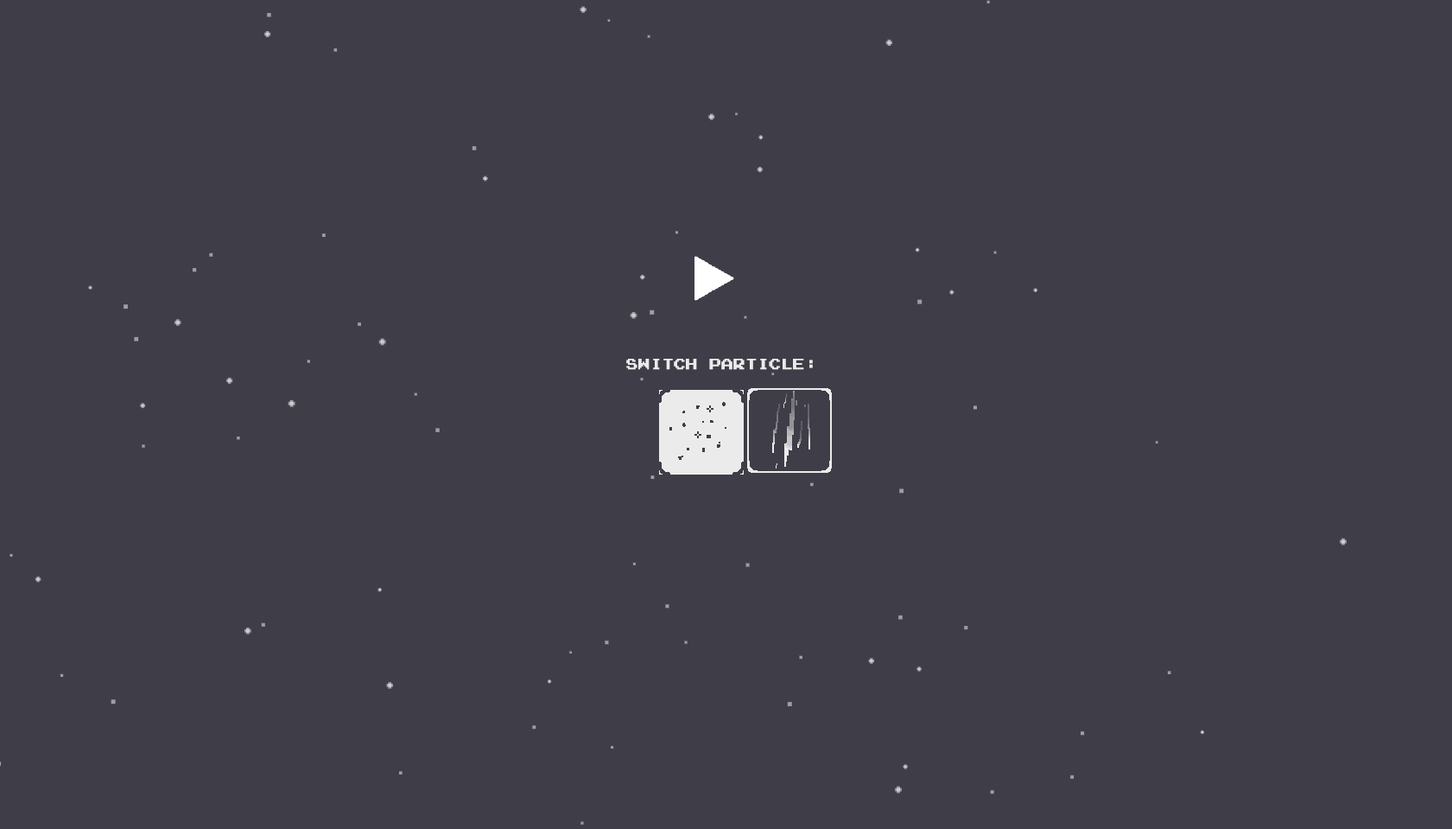
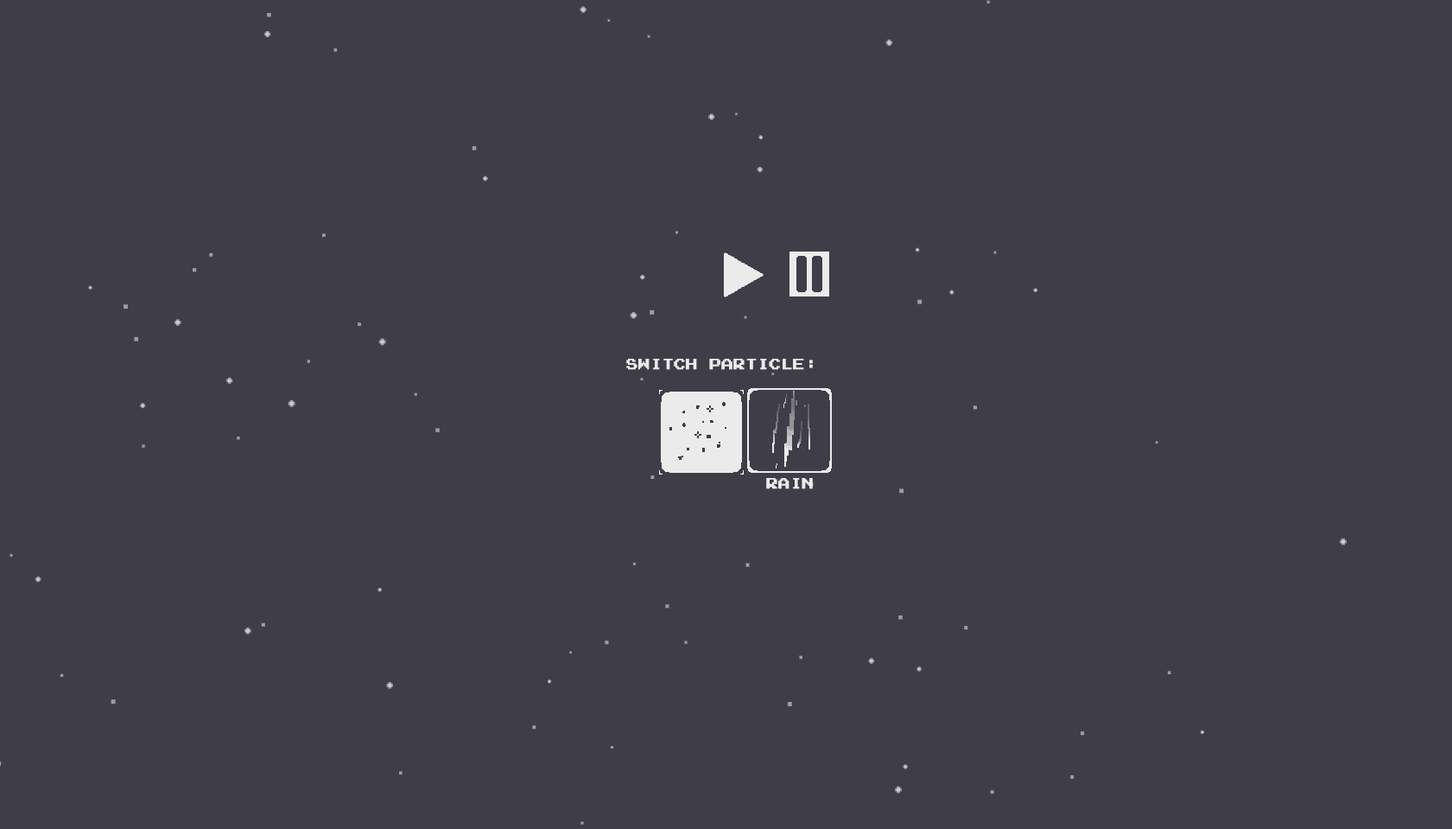
Before/after of a (1452, 829) layered artwork. What changed in the layer stack:
removed group "main icons" (5 layers) over [659,255,814,462]
added layer "Rain" above "switch particle:" over [766,477,814,490]
added group "pause" with 2 layers above "Layer 10" over [796,255,823,293]
added layer "Layer 11 copy" in group "pause" over [812,255,823,293]
added layer "Layer 11" in group "pause" over [796,255,807,293]
added layer "Layer 10" above "Polygon 1" over [789,251,830,297]
moved "Polygon 1" out of group "main icons", painted on it over [694,252,764,301]
added layer "dark box lines" above "box edges" over [659,389,744,475]
